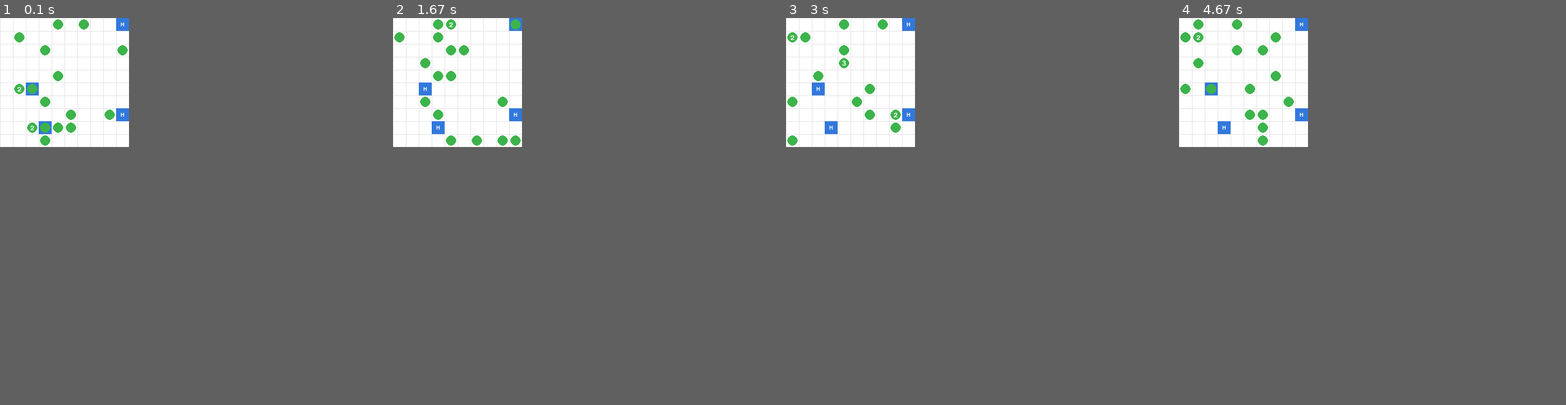
Above: before the commit, frames 1-4 (left to right).
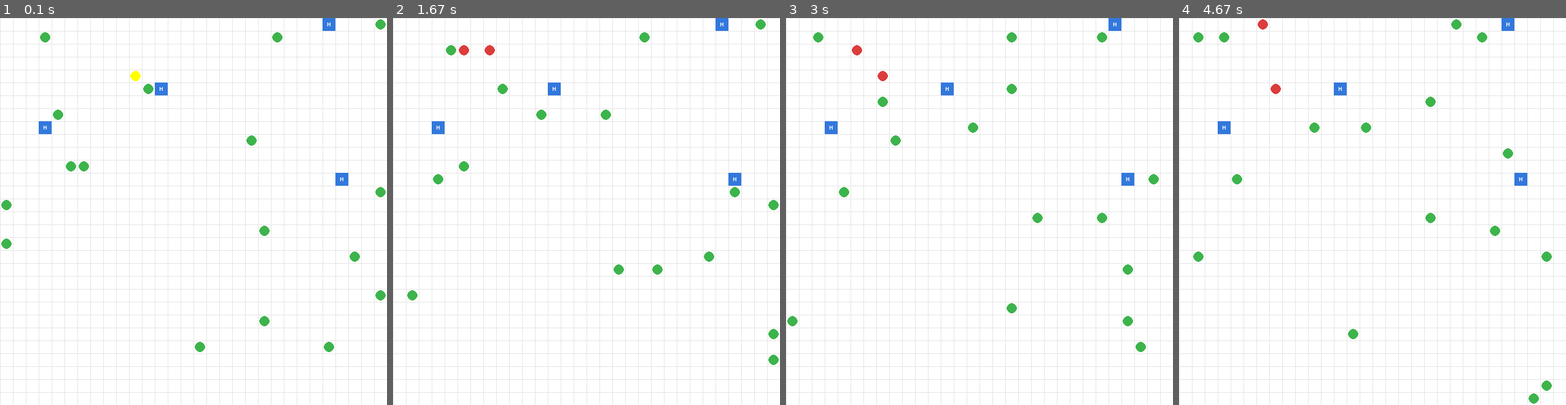
Above: after the commit, the same moments.

Repository: shaan101patel/Pandemic-Flu-Spread-Simulation
Game: pygame game, started from src/main.py
Two runs of this game, one before a commit and one after it. Both use one fixed random seed, a clock stepped at 60 frames per second and the inputs below.
Inputs:
- Up to frame 1 (0.1 s): no input
- Up to frame 2 (1.67 s): no input
- Up to frame 3 (3 s): no input
- Up to frame 4 (4.67 s): no input
In our replay, the window is 200x200 before the commit and 600x600 after it. These sizes can differ from the game's own. Grey fills any space a smaller window leaves; there, only what the larger window draws over its background counts as a difference.

The runs differ from the first frame. In frame 1, 11% of the frame differs, in the area x 0-100%, y 0-100%; in frame 2, 11%; in frame 3, 11%; in frame 4, 11%.

Commit message:
basic infection

Diff:
--- a/src/main.py
+++ b/src/main.py
@@ -24,19 +24,19 @@
 def main():
     """
     Main function to run the pandemic simulation.
-
     """
 
     # Init
-    StateSpace = 10
+    StateSpace = 30
     NumOfHospitals = 4
     NumAgents = 18
+    SickPeople = 1
 
     # Create grid and hospitals
     map = grid.Grid(StateSpace, StateSpace)
 
     hospitals = create_hospitals(NumOfHospitals, StateSpace)
-    agents = create_agents(NumAgents, StateSpace)
+    agents = create_agents(NumAgents, StateSpace, NumSick=SickPeople)
 
     # Add hospitals and agents to grid
     for idx, hosp in enumerate(hospitals):
@@ -65,7 +65,7 @@
             grid=map,
             agents=agents,
             hospitals=hospitals,
-            steps=300,
+            steps=3000,
             cell_size=20,
             fps=8,
             step_fn=step_fn,
--- a/src/models/agent.py
+++ b/src/models/agent.py
@@ -10,6 +10,7 @@
         self.location = location
         self.health = health
         self.mask = mask
+        self.days_infected = 0
 
 
     def get_info(self) -> str:
--- a/src/simulation/engine.py
+++ b/src/simulation/engine.py
@@ -17,11 +17,19 @@
 
 
 
-def create_agents(NumAgents, StateSpace):
+def create_agents(NumAgents, StateSpace, NumSick=0):
     agents = []
     for i in range(NumAgents):
         loc = (np.random.randint(0, StateSpace), np.random.randint(0, StateSpace))
-        ag = agent.Agent(id=i, name=f"Agent_{i}", age=np.random.randint(1, 100), location=loc, health="healthy")
+
+        # Sampled da age from normal distribution (mean=40, std=20), clipped to [0, 90]
+        age = int(np.clip(np.random.normal(40, 20), 0, 90))
+
+        health = "healthy"
+        if i < NumSick:
+            health = "infected"
+
+        ag = agent.Agent(id=i, name=f"Agent_{i}", age=age, location=loc, health=health)
         agents.append(ag)
     return agents
 
@@ -37,6 +45,34 @@
         ny = max(0, min(StateSpace - 1, y + dy))
         ag.move((nx, ny))
 
+    # --- Disease Transmission Logic ---
+    # Group agents by location
+    location_agents = {}
+    for ag in agents:
+        loc = ag.location
+        if loc not in location_agents:
+            location_agents[loc] = []
+        location_agents[loc].append(ag)
+
+    # Check transmission within each cell
+    for loc, cell_agents in location_agents.items():
+        # Check if there is at least one sick person (infected or infectious)
+        if any(a.health in ["infected", "infectious"] for a in cell_agents):
+            for a in cell_agents:
+                if a.health == "healthy":
+                    # Sample from normal distribution
+                    val = np.random.normal(50, 15)
+                    if val > 50:
+                        a.updateHealth("infected")
+                        a.days_infected = 0
+
+    # --- Disease Progression Logic ---
+    for ag in agents:
+        if ag.health == "infected":
+            ag.days_infected += 1
+            if ag.days_infected > 5:
+                ag.updateHealth("infectious")
+
     # Rebuild the grid state each step
     grid.clear()
     for idx, hosp in enumerate(hospitals):
--- a/src/visulation/pygame_visualizer.py
+++ b/src/visulation/pygame_visualizer.py
@@ -13,6 +13,7 @@
 BLUE = (50, 120, 220)
 RED = (220, 60, 60)
 GREEN = (60, 180, 75)
+YELLOW = (255, 255, 0)
 
 
 def _draw_grid(surface, width: int, height: int, cell_size: int) -> None:
@@ -58,9 +59,17 @@
         center_y = int((y + 0.5) * cell_size)
         radius = int(cell_size * 0.4)
 
-        # Color is GREEN if all agents at this location are healthy, else RED
-        all_healthy = all(ag.health == "healthy" for ag in ag_list)
-        color = GREEN if all_healthy else RED
+        # Determine color based on the most severe status in the cell
+        # Priority: Infectious (Red) > Infected (Yellow) > Healthy (Green)
+        has_infectious = any(ag.health == "infectious" for ag in ag_list)
+        has_infected = any(ag.health == "infected" for ag in ag_list)
+
+        if has_infectious:
+            color = RED
+        elif has_infected:
+            color = YELLOW
+        else:
+            color = GREEN
 
         pygame.draw.circle(surface, color, (center_x, center_y), radius)
 
